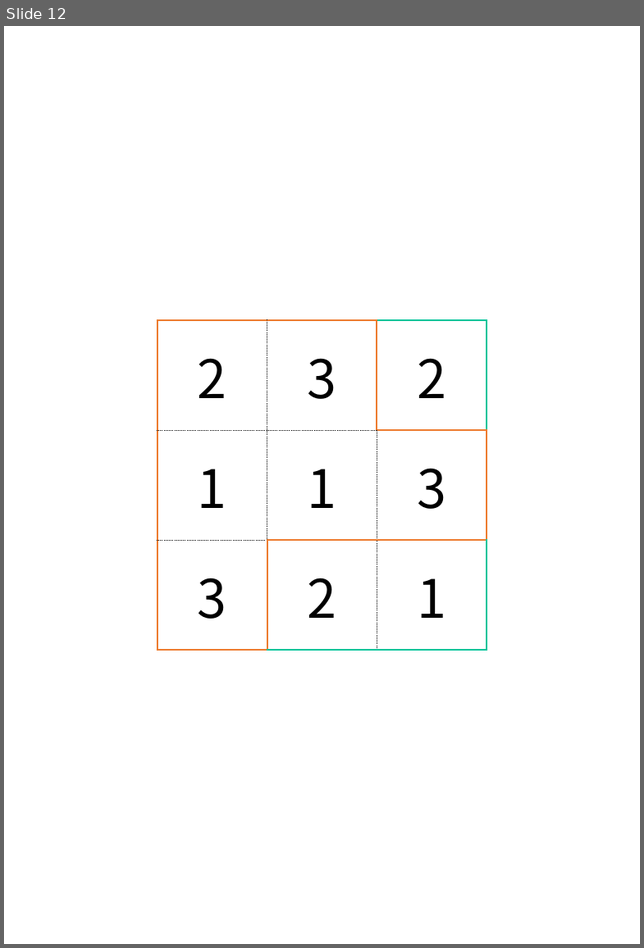
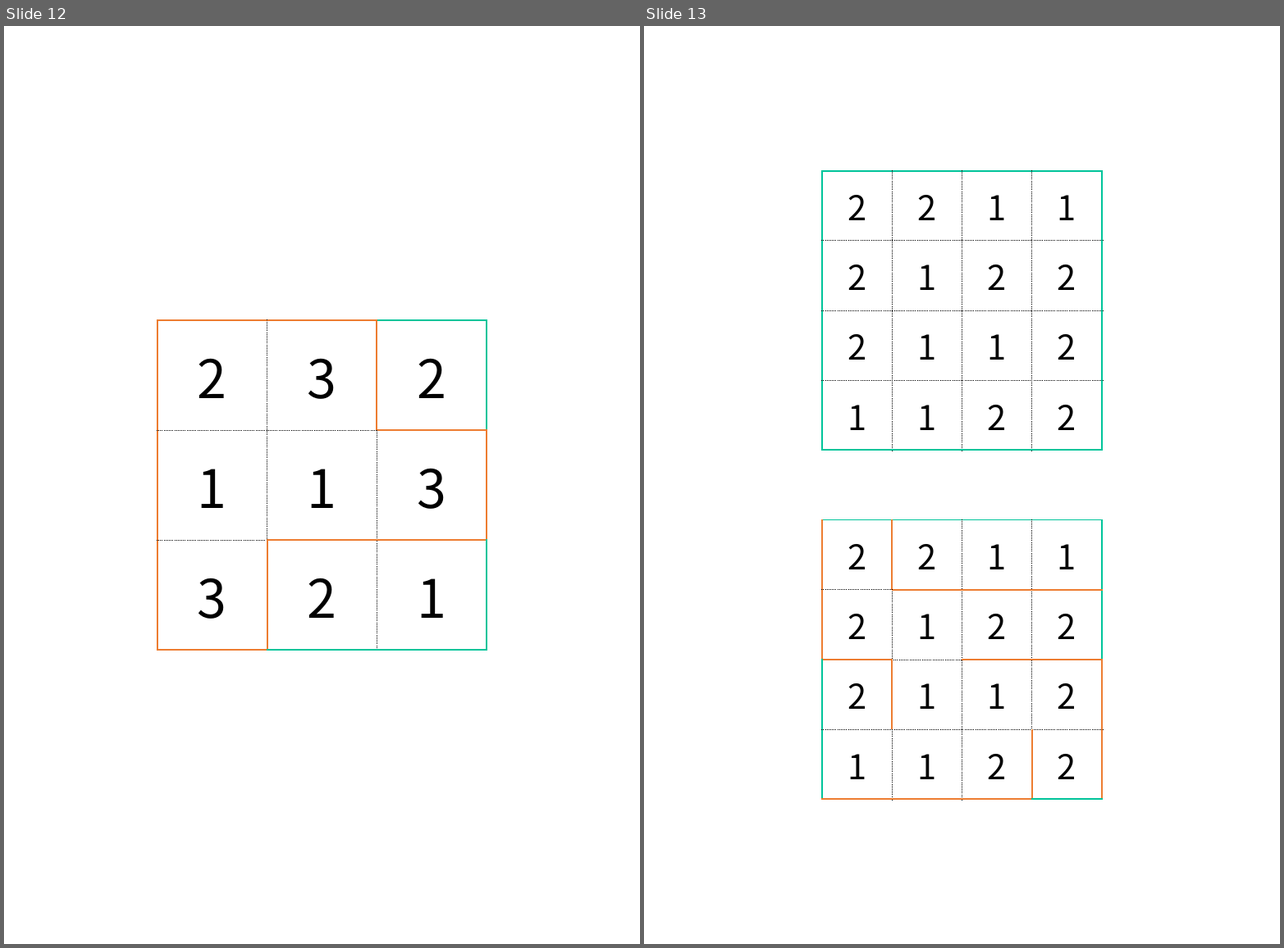
Before and after one commit to itkmaingit/Graduation_Thesis, a slide deck: making/forSVG.pptx. Shown side by side, each under a label of ours: slide 12 before the commit, slides 12 and 13 after it. The pictures are 644x948 and 1284x948 pixels, drawn with LibreOffice and Linux fonts; fonts in the diff are those of the drawing. Boxes give left, top, right and bottom in pixels: in the first picture for what was removed or moved away, otherwise in the second. Text is boxed around its words. In the diff, an @@ line names an element or a change of style, - is before the commit and + after.

```diff
--- a/making/forSVG.pptx
+++ b/making/forSVG.pptx
@@ slide 13 added at (644,26,1280,944), background #FFFFFF @@
@@ table added at (752,101,1170,868), 11 rows, 6 columns @@
+ |  |  |  |  | 
+ | 2 | 2 | 1 | 1 | 
+ | 2 | 1 | 2 | 2 | 
+ | 2 | 1 | 1 | 2 | 
+ | 1 | 1 | 2 | 2 | 
+ |  |  |  |  | 
+ | 2 | 2 | 1 | 1 | 
+ | 2 | 1 | 2 | 2 | 
+ | 2 | 1 | 1 | 2 | 
+ | 1 | 1 | 2 | 2 | 
+ |  |  |  |  | 
```
Also in this commit, not shown: 21 other files.
